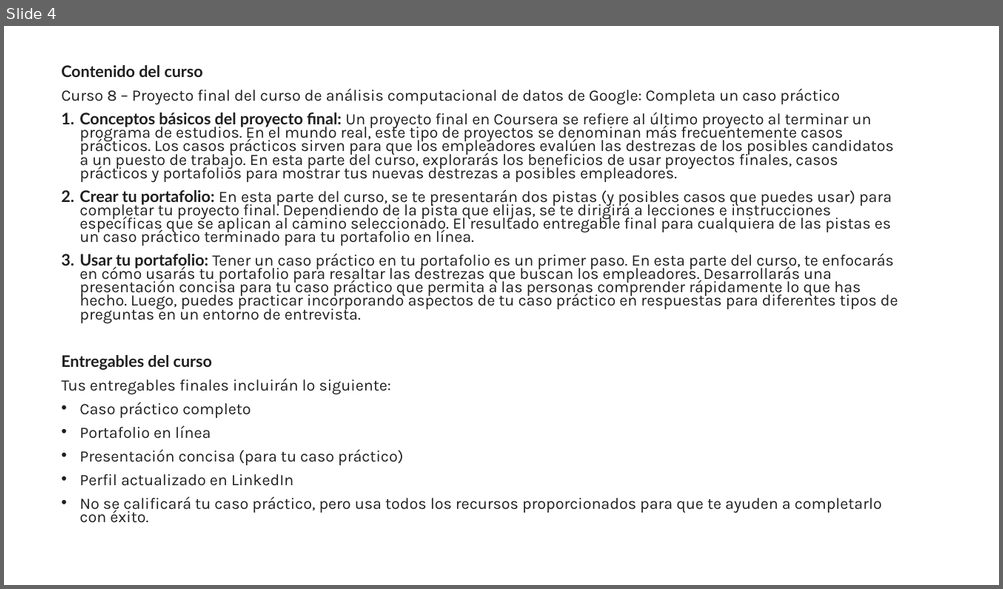
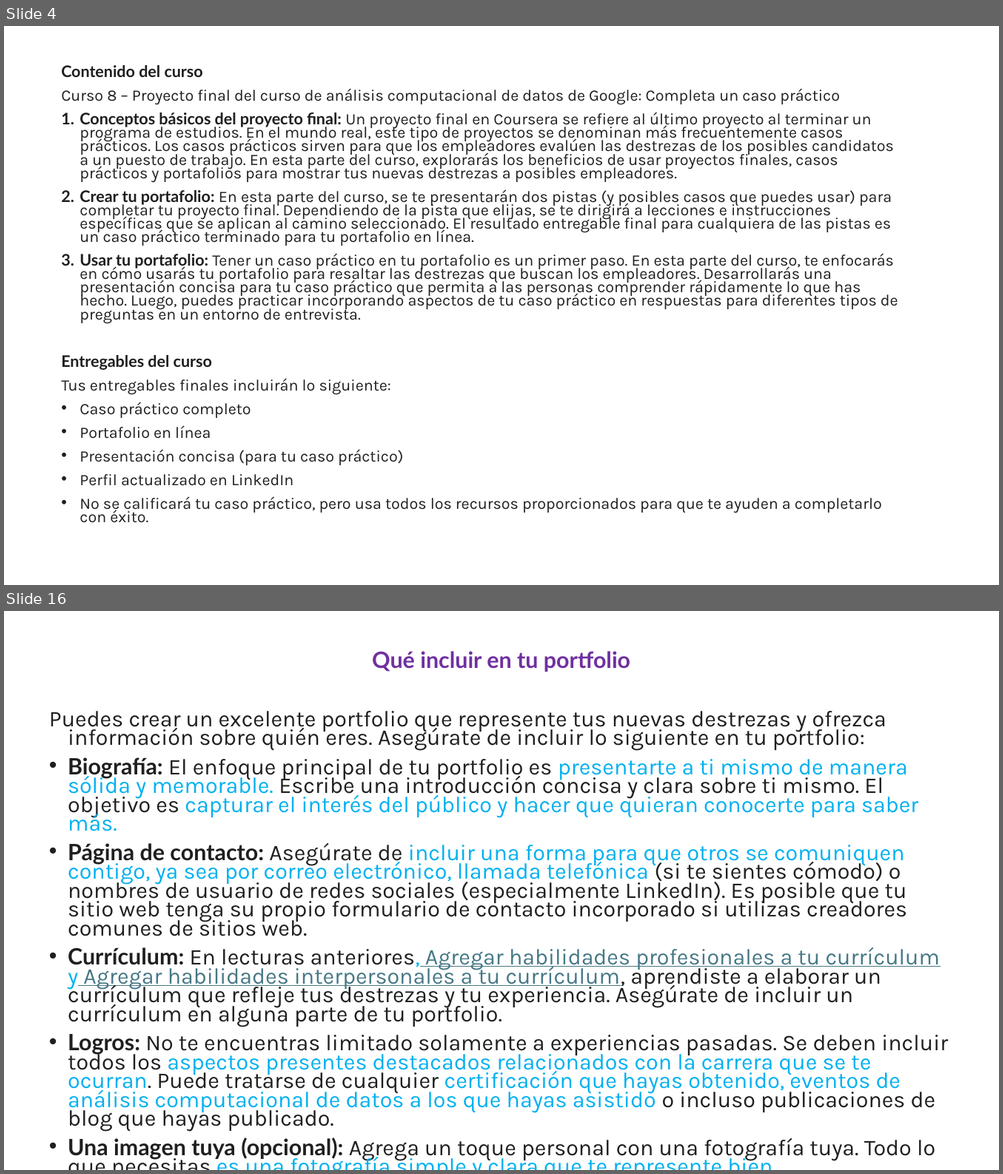
Before and after one commit to megath12/Data_Analysis_Google, a slide deck: 8_análisis_computacional_de_datos_caso_práctico .pptx. Shown one above the other, each under a label of ours: slide 4 before the commit, slides 4 and 16 after it; the slides between them are not shown. The pictures are 1003x589 and 1003x1174 pixels, drawn with LibreOffice and Linux fonts; fonts in the diff are those of the drawing. Boxes give left, top, right and bottom in pixels: in the first picture for what was removed or moved away, otherwise in the second. Text is boxed around its words. In the diff, an @@ line names an element or a change of style, - is before the commit and + after.

```diff
--- a/8_análisis_computacional_de_datos_caso_práctico .pptx
+++ b/8_análisis_computacional_de_datos_caso_práctico .pptx
@@ slide 16 added at <box>4,611,999,1170</box>, background #FFFFFF @@
@@ text added at <box>49,651,948,1162</box>, 21.7 pt, text #1F1F1F @@
+Qué incluir en tu portfolio
+Puedes crear un excelente portfolio que represente tus nuevas destrezas y ofrezca información sobre quién eres. Asegúrate de incluir lo siguiente en tu portfolio:
+• Biografía: El enfoque principal de tu portfolio es presentarte a ti mismo de manera sólida y memorable. Escribe una introducción concisa y clara sobre ti mismo. El objetivo es capturar el interés del público y hacer que quieran conocerte para saber más.
+• Página de contacto: Asegúrate de incluir una forma para que otros se comuniquen contigo, ya sea por correo electrónico, llamada telefónica (si te sientes cómodo) o nombres de usuario de redes sociales (especialmente LinkedIn). Es posible que tu sitio web tenga su propio formulario de contacto incorporado si utilizas creadores comunes de sitios web.
+• Currículum: En lecturas anteriores, Agregar habilidades profesionales a tu currículum y Agregar habilidades interpersonales a tu currículum, aprendiste a elaborar un currículum que refleje tus destrezas y tu experiencia. Asegúrate de incluir un currículum en alguna parte de tu portfolio.
+• Logros: No te encuentras limitado solamente a experiencias pasadas. Se deben incluir todos los aspectos presentes destacados relacionados con la carrera que se te ocurran. Puede tratarse de cualquier certificación que hayas obtenido, eventos de análisis computacional de datos a los que hayas asistido o incluso publicaciones de blog que hayas publicado.
+• Una imagen tuya (opcional): Agrega un toque personal con una fotografía tuya. Todo lo que necesitas es una fotografía simple y clara que te represente bien.
```
Also in this commit, not shown: 14 other slides added.
